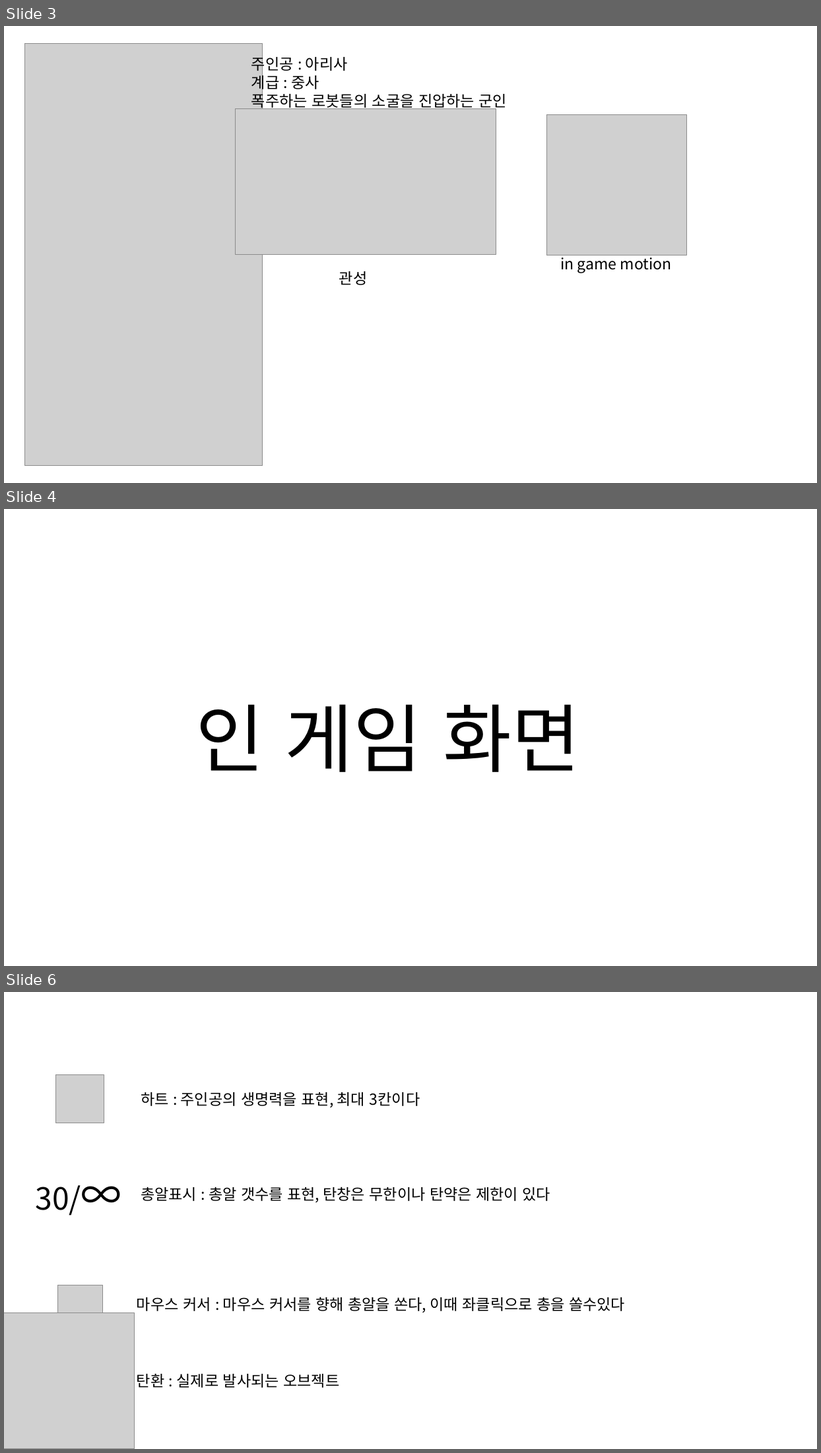
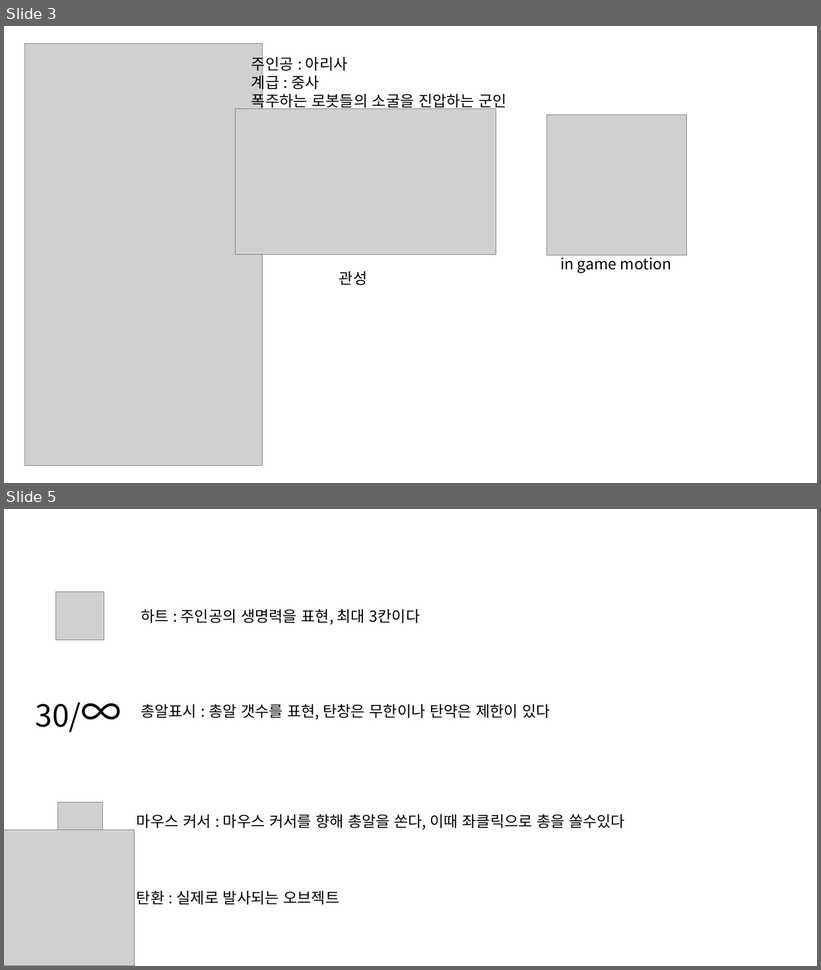
Before and after one commit to jun3181/shotgame, a slide deck: 기획안/주인공.pptx. Shown one above the other, each under a label of ours: slides 3, 4 and 6 before the commit, slides 3 and 5 after it; the slides between them are not shown. The pictures are 821x1453 and 821x970 pixels, drawn with LibreOffice and Linux fonts; fonts in the diff are those of the drawing; grey boxes stand for pictures. Boxes give left, top, right and bottom in pixels: in the first picture for what was removed or moved away, otherwise in the second. Text is boxed around its words. In the diff, an @@ line names an element or a change of style, - is before the commit and + after.

```diff
--- a/기획안/주인공.pptx
+++ b/기획안/주인공.pptx
@@ slide 4 removed at (x1=4, y1=509, x2=817, y2=966), background #FFFFFF @@
@@ text removed at (x1=196, y1=704, x2=580, y2=772) @@
-인 게임 화면
@@ what was slide 6 is now slide 5 @@
```
Also in this commit, not shown: 1 slide added, 1 other slide removed, 1 other file.
